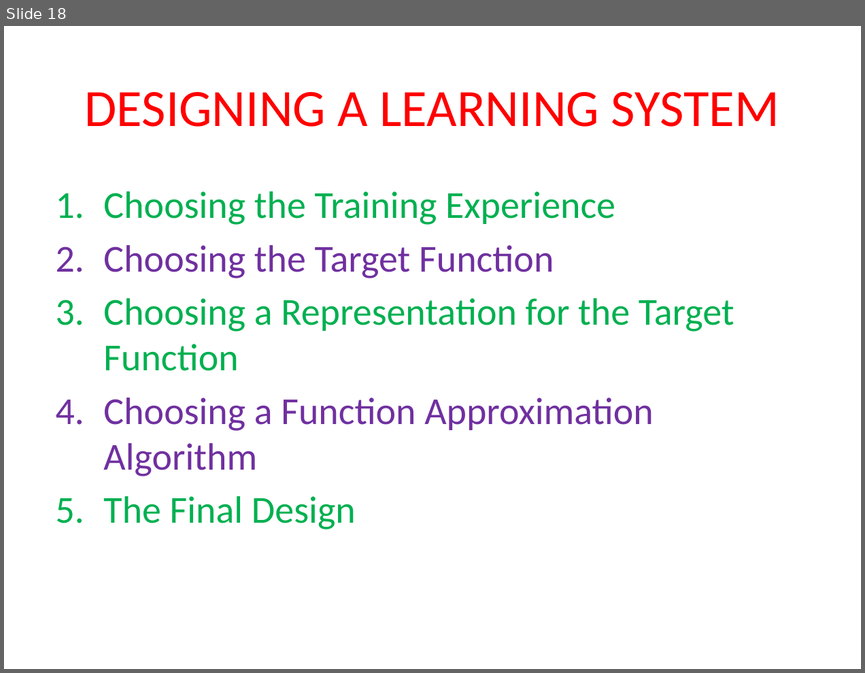
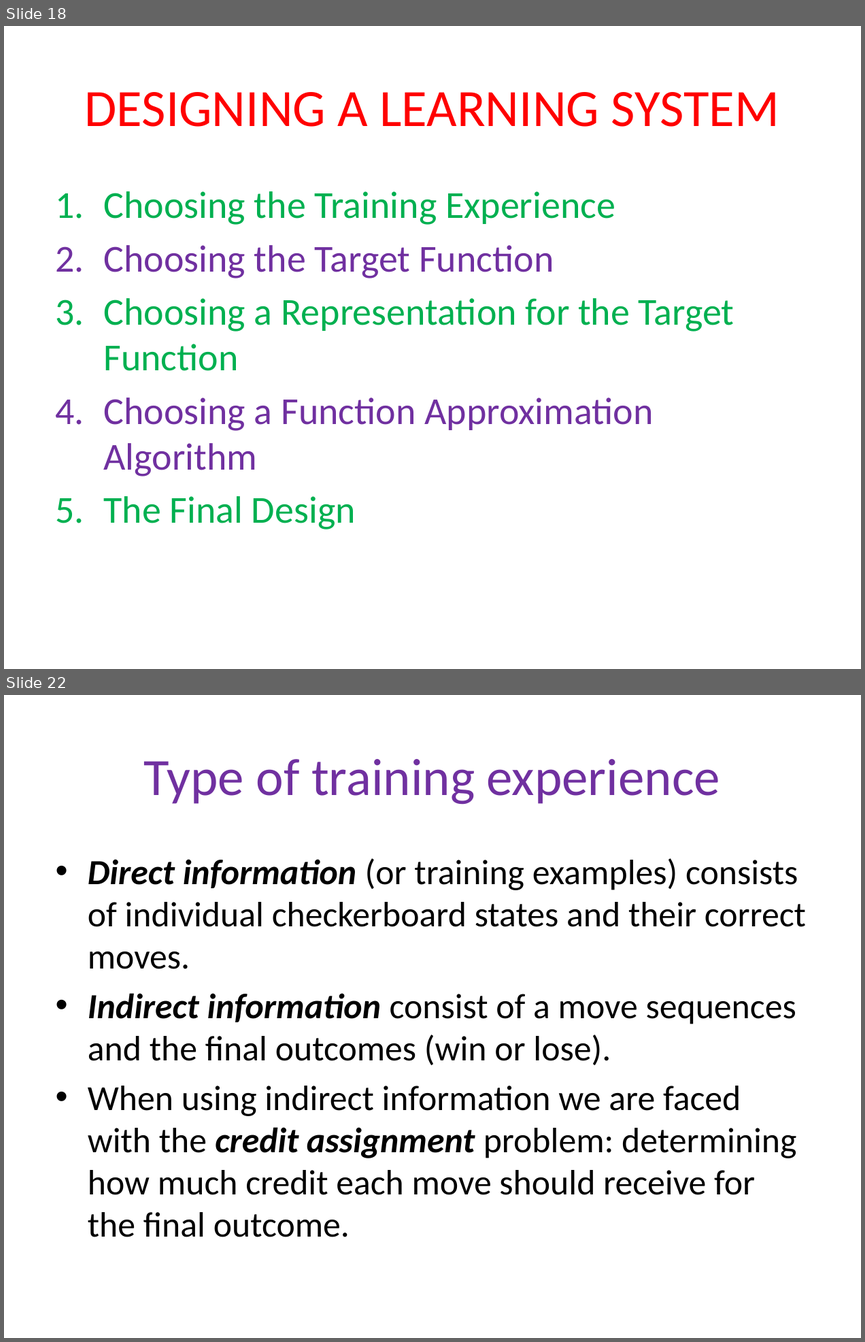
Before and after one commit to devipriyak/AI_ml-iv-sem-21-batch, a slide deck: Unit-4.pptx. Shown one above the other, each under a label of ours: slide 18 before the commit, slides 18 and 22 after it; the slides between them are not shown. The pictures are 865x673 and 865x1342 pixels, drawn with LibreOffice and Linux fonts; fonts in the diff are those of the drawing. Boxes give left, top, right and bottom in pixels: in the first picture for what was removed or moved away, otherwise in the second. Text is boxed around its words. In the diff, an @@ line names an element or a change of style, - is before the commit and + after.

```diff
--- a/Unit-4.pptx
+++ b/Unit-4.pptx
@@ slide 22 added at bbox=[4, 695, 861, 1338], background #FFFFFF @@
@@ title added at bbox=[144, 759, 720, 804], 44 pt, text #7030A0 @@
+Type of training experience
@@ text added at bbox=[88, 858, 806, 1237], 29.6 pt, text #000000 @@
+• Direct information (or training examples) consists of individual checkerboard states and their correct moves.
+• Indirect information consist of a move sequences and the final outcomes (win or lose).
+• When using indirect information we are faced with the credit assignment problem: determining how much credit each move should receive for the final outcome.
```
Also in this commit, not shown: 7 slides changed, 15 other slides added.
